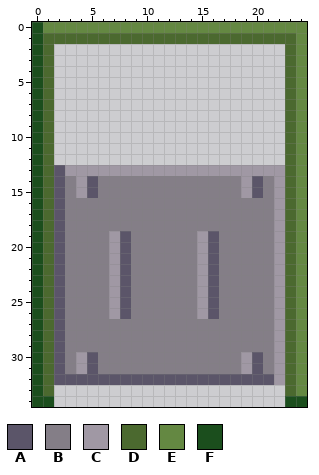
Two states of a pixel-art file, Assets/start_gate.aseprite. Above, as it was before the edit.
25x35 pixels, 1 frame.
Palette (. is transparent): A #5b5569  B #847e87  C #a098a4  D #4b692f  E #648842  F #1b4e1d
Pixels before, first column x 0:
 0 FEEEEEEEEEEEEEEEEEEEEEEEE
 1 FDDDDDDDDDDDDDDDDDDDDDDDE
 2 FD.....................DE
 3 FD.....................DE
 4 FD.....................DE
 5 FD.....................DE
 6 FD.....................DE
 7 FD.....................DE
 8 FD.....................DE
 9 FD.....................DE
10 FD.....................DE
11 FD.....................DE
12 FD.....................DE
13 FDACCCCCCCCCCCCCCCCCCCCDE
14 FDABCABBBBBBBBBBBBBCABCDE
15 FDABCABBBBBBBBBBBBBCABCDE
16 FDABBBBBBBBBBBBBBBBBBBCDE
17 FDABBBBBBBBBBBBBBBBBBBCDE
18 FDABBBBBBBBBBBBBBBBBBBCDE
19 FDABBBBCABBBBBBCABBBBBCDE
20 FDABBBBCABBBBBBCABBBBBCDE
21 FDABBBBCABBBBBBCABBBBBCDE
22 FDABBBBCABBBBBBCABBBBBCDE
23 FDABBBBCABBBBBBCABBBBBCDE
24 FDABBBBCABBBBBBCABBBBBCDE
25 FDABBBBCABBBBBBCABBBBBCDE
26 FDABBBBCABBBBBBCABBBBBCDE
27 FDABBBBBBBBBBBBBBBBBBBCDE
28 FDABBBBBBBBBBBBBBBBBBBCDE
29 FDABBBBBBBBBBBBBBBBBBBCDE
30 FDABCABBBBBBBBBBBBBCABCDE
31 FDABCABBBBBBBBBBBBBCABCDE
32 FDAAAAAAAAAAAAAAAAAAAACDE
33 FD.....................DE
34 FF.....................FF
After:
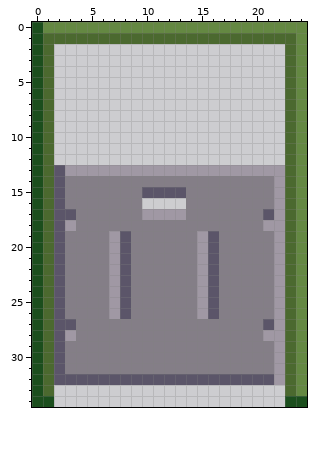
Difference:
Changed rows in their new state; - is an unchanged pixel.
Layer "Layer 2":
first column x 3:
14 -BB-------------BB-
15 -BB----AAAA-----BB-
16 -------....--------
17 A------CCCC-------A
18 C-----------------C
first column x 3:
27 A-----------------A
28 C-----------------C
30 -BB-------------BB-
31 -BB-------------BB-
Pixel boxes of the changes (left, top, right, bottom) in both pictures:
changed: (65, 176, 98, 231)
changed: (241, 176, 274, 231)
changed: (142, 187, 186, 220)
changed: (65, 319, 98, 374)
changed: (241, 319, 274, 374)
